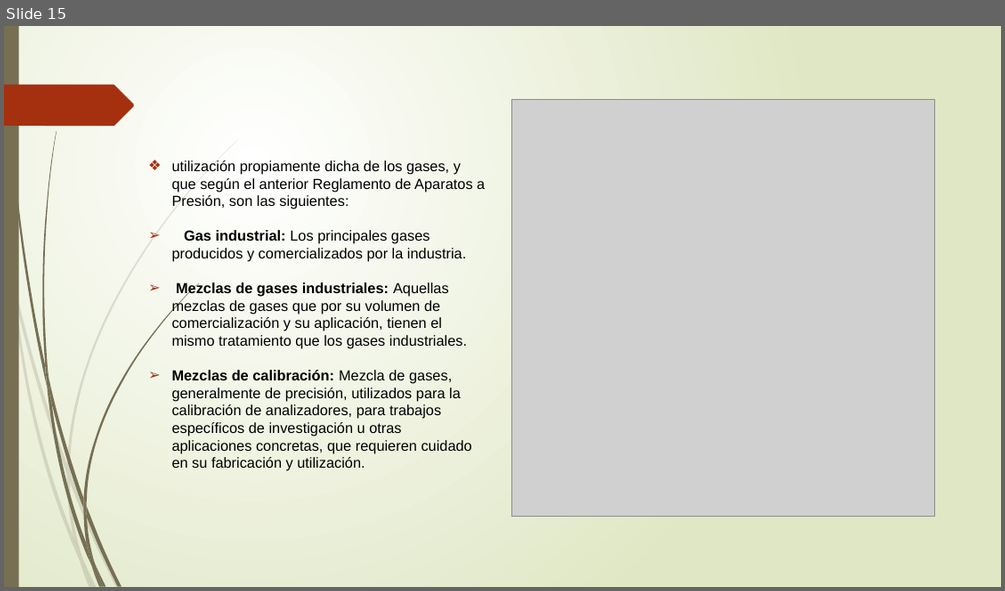
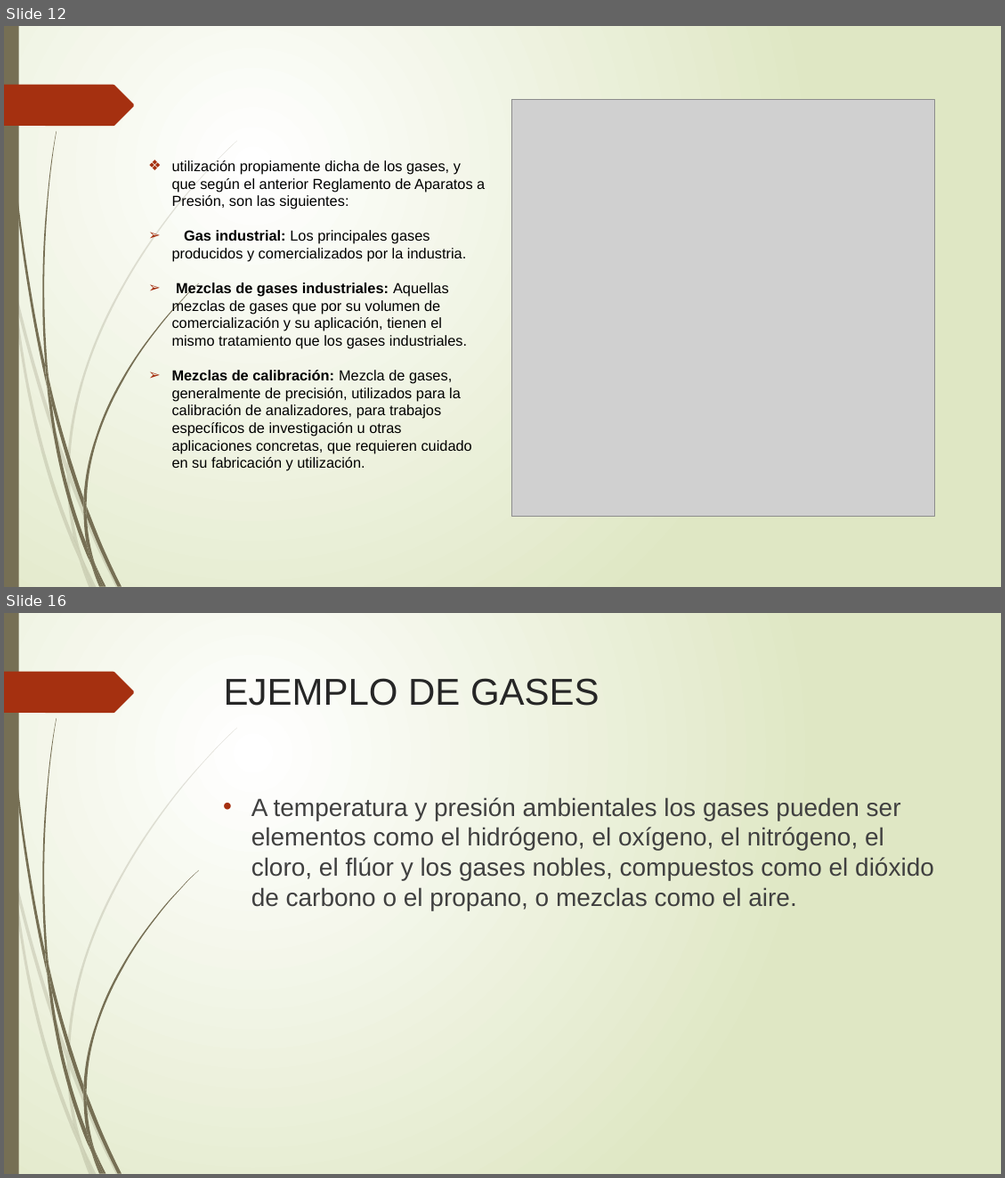
Before and after one commit to IvanRivera771/Documentos-GIT, a slide deck: Trabajo de Investigación Gases.pptx. Shown one above the other, each under a label of ours: slide 15 before the commit, slides 12 and 16 after it; the slides between them are not shown. The pictures are 1005x591 and 1005x1178 pixels, drawn with LibreOffice and Linux fonts; fonts in the diff are those of the drawing; grey boxes stand for pictures. Boxes give left, top, right and bottom in pixels: in the first picture for what was removed or moved away, otherwise in the second. Text is boxed around its words. In the diff, an @@ line names an element or a change of style, - is before the commit and + after.

Commit message:
gases quimica

```diff
--- a/Trabajo de Investigación Gases.pptx
+++ b/Trabajo de Investigación Gases.pptx
@@ slide 16 added at box(4, 613, 1001, 1174), background gradient #FFFFFF to #DFE8C4; not listed: 24 template elements that a slide beside it also shows @@
@@ title added at box(224, 678, 599, 706), 36 pt, text #262626 @@
+EJEMPLO DE GASES
@@ text added at box(251, 797, 934, 910), 24 pt, text #404040 @@
+• A temperatura y presión ambientales los gases pueden ser elementos como el hidrógeno, el oxígeno, el nitrógeno, el cloro, el flúor y los gases nobles, compuestos como el dióxido de carbono o el propano, o mezclas como el aire.
@@ what was slide 15 is now slide 12 @@
```
Also in this commit, not shown: 3 slides changed, 18 other slides added, 6 slides removed, 1 other file.
